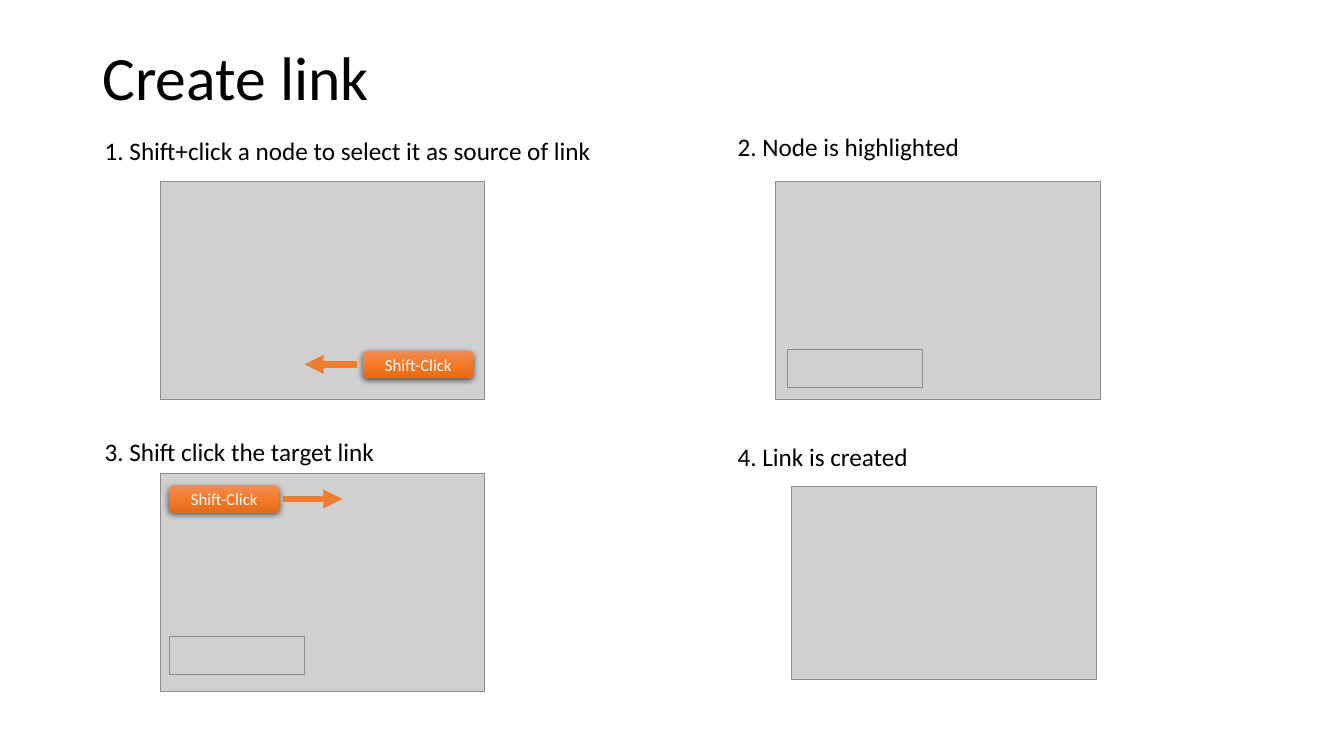
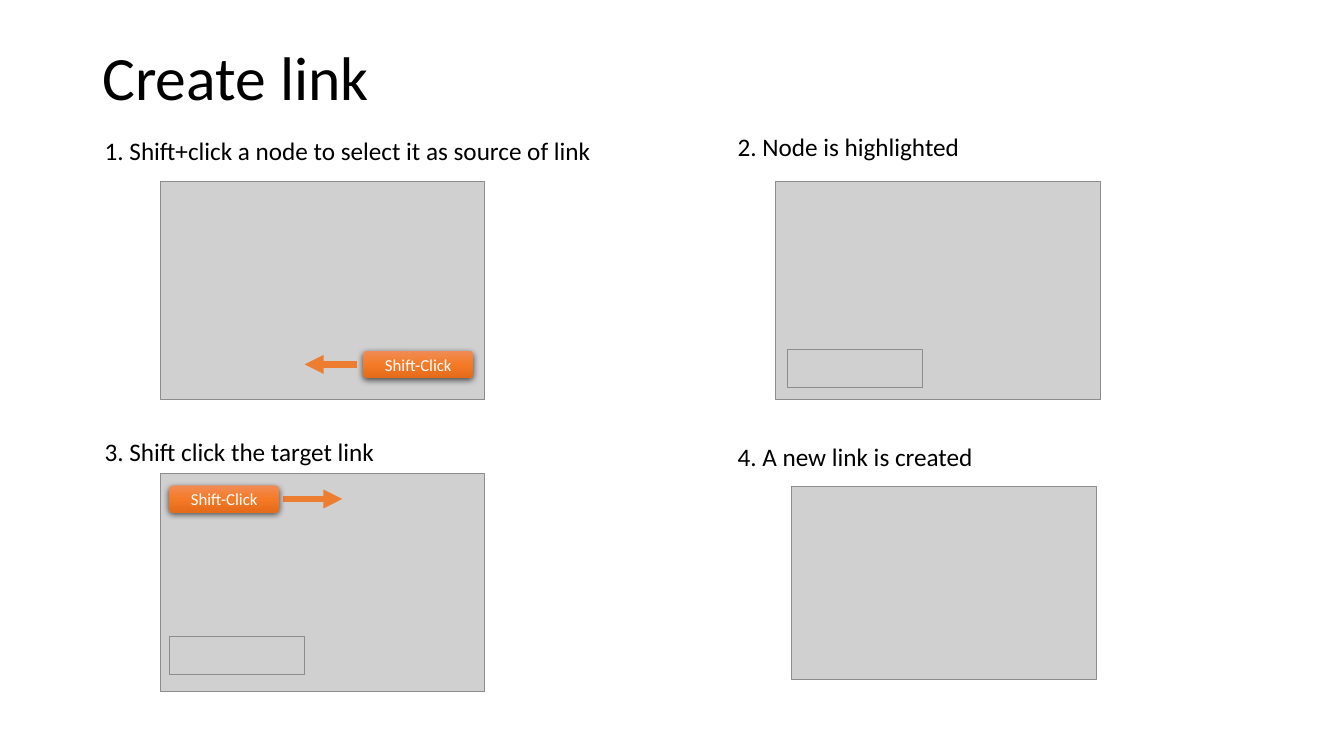
Before and after one commit to phuse-org/LinkedDataWorkshop, a slide deck: slide 8 of EUConnect18/doc/GraphEditor introduction.pptx. Drawn at 1344x756 pixels with LibreOffice and Linux fonts; fonts in the diff are those of the drawing; grey boxes stand for pictures. Boxes give left, top, right and bottom in pixels: in the first picture for what was removed or moved away, otherwise in the second. Text is boxed around its words. In the diff, an @@ line names an element or a change of style, - is before the commit and + after.

```diff
--- a/EUConnect18/doc/GraphEditor introduction.pptx
+++ b/EUConnect18/doc/GraphEditor introduction.pptx
@@ text at [738,448,972,467]: text changed @@
-4. Link is created
+4. A new link is created
```
Also in this commit, not shown: 5 other slides changed, 1 other file.
